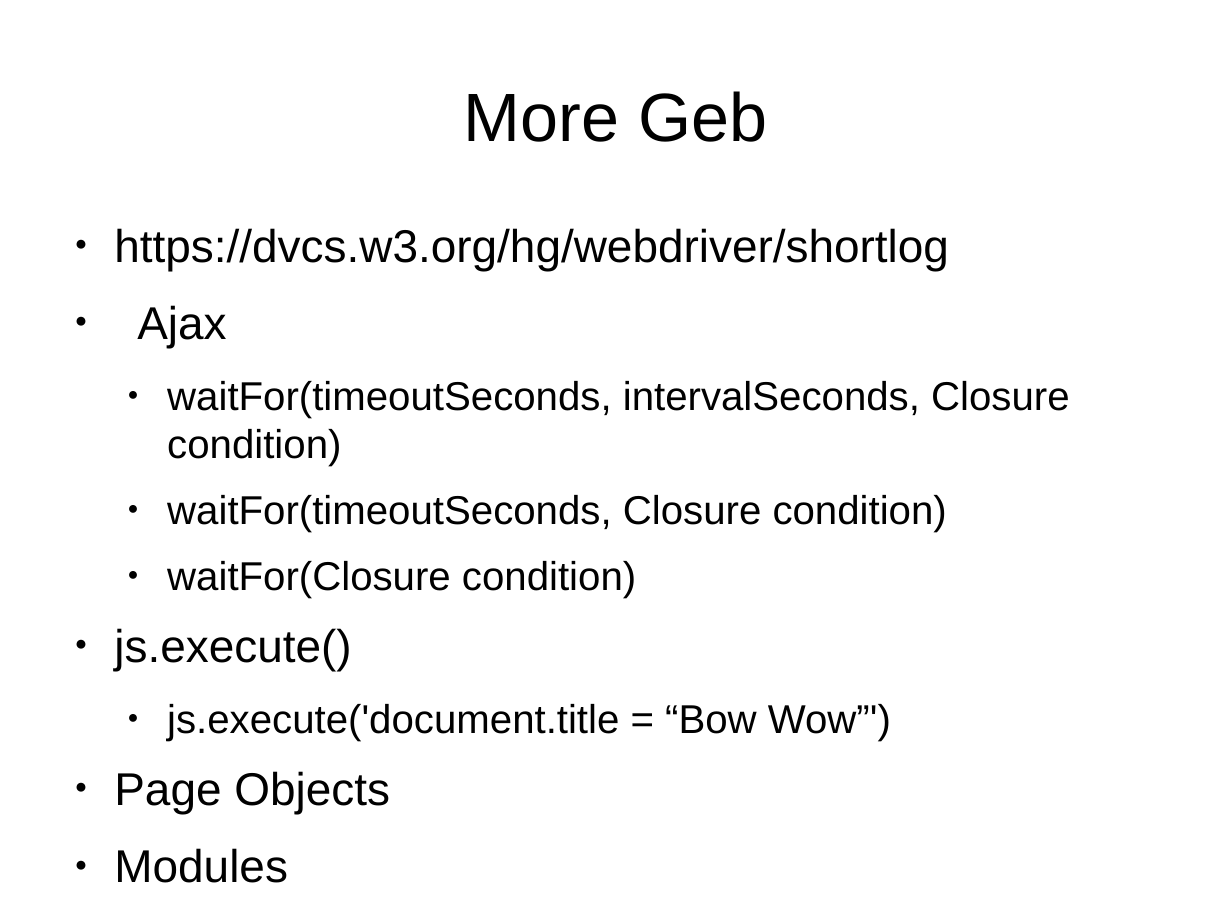
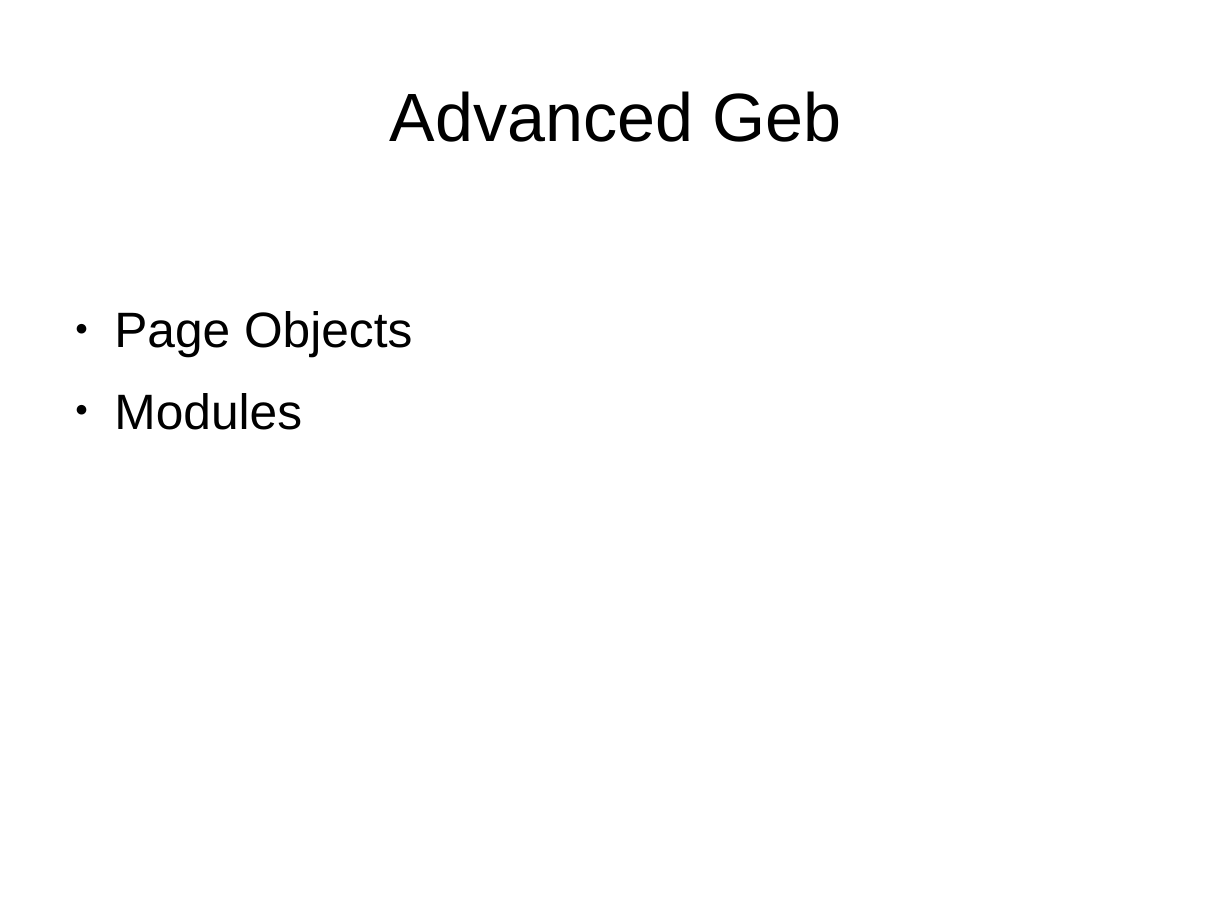
Before and after one commit to bherrmann7/simple-geb, a slide deck: slide 28 of talk/talk.odp (slide 27 before the commit). Drawn at 1232x924 pixels with LibreOffice and Linux fonts; fonts in the diff are those of the drawing. Boxes give left, top, right and bottom in pixels: in the first picture for what was removed or moved away, otherwise in the second. Text is boxed around its words. In the diff, an @@ line names an element or a change of style, - is before the commit and + after.

```diff
--- a/talk/talk.odp
+++ b/talk/talk.odp
@@ title at (390, 91, 841, 142): text changed @@
-More Geb
+Advanced Geb
@@ text "Page Objects" at (114, 311, 412, 430): size 29.6 to 32 pt @@
@@ text at (114, 228, 1070, 741): paragraphs removed @@
-● https://dvcs.w3.org/hg/webdriver/shortlog
-● Ajax
-  ● waitFor(timeoutSeconds, intervalSeconds, Closure condition)
-  ● waitFor(timeoutSeconds, Closure condition)
-  ● waitFor(Closure condition)
-● js.execute()
-  ● js.execute('document.title = “Bow Wow”')
```
Also in this commit, not shown: 6 other slides changed, 3 slides added, 1 slide removed, 4 other files.
